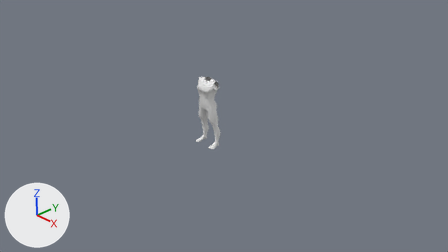
Renders of the Blender file ProjectBreakingSands/Blender/character.blend from each side of a commit.
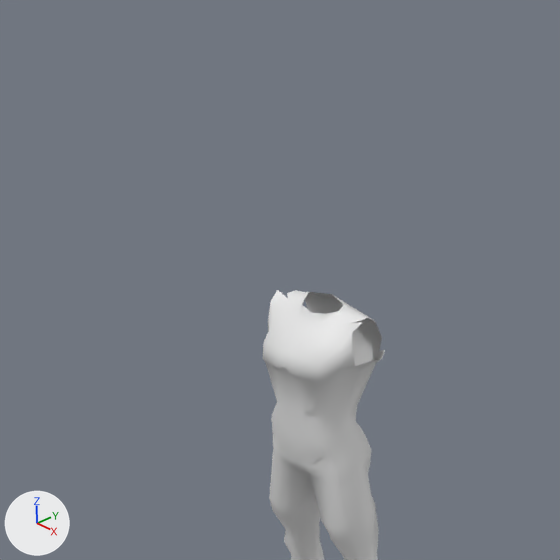
Old and new are each drawn from the file's camera 'Camera' and again close up on the part from 33% to 56% of the width and 9% to 50% of the height. Every picture has the same lights, and +X, +Y and +Z are marked at lower left. The same objects are shown in both versions, whatever each file hides.
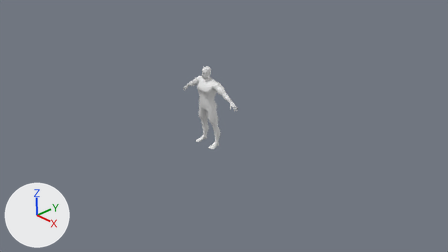
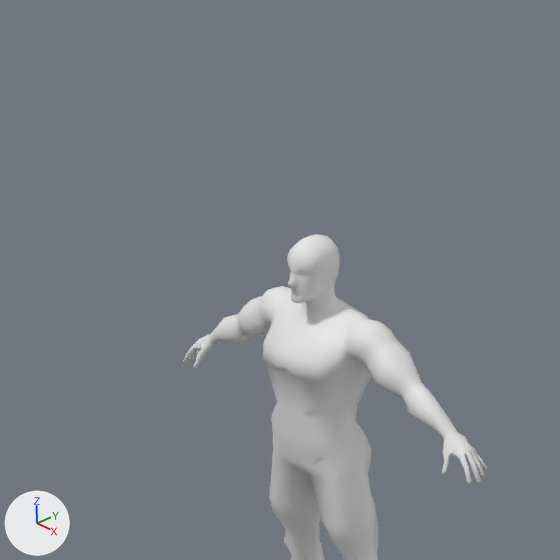
What differs and where, as boxes [x1, y1, x2, y2] in the close-ups (560 x 560 px):
'Cube', reshaped
    before: [263, 290, 385, 560]
    after: [183, 234, 487, 560]
part 1 of me_cube_001, built on
    before: [268, 290, 385, 413]
    after: [183, 234, 487, 484]

What the commit changed:
me_cube_001 is used by ob_cube; location (0.0, 0.0, 0.0).
me_cube_001 had 249 vertices, 233 faces and spanned x 0.0..0.3, y -0.2..0.15, z 0.0..1.58.
me_cube_001 now has 704 vertices, 749 faces and spans x 0.0..0.87, y -0.2..0.15, z 0.0..1.84.
me_cube_001 part 1: 1 vertex moved from x 0.23, y -0.01, z 1.34 to x 0.22, y -0.01, z 1.33; 15 vertices removed from x 0.0..0.26, y -0.06..0.13, z 1.34..1.55; 470 vertices added at x 0.0..0.87, y -0.16..0.12, z 1.06..1.84.
